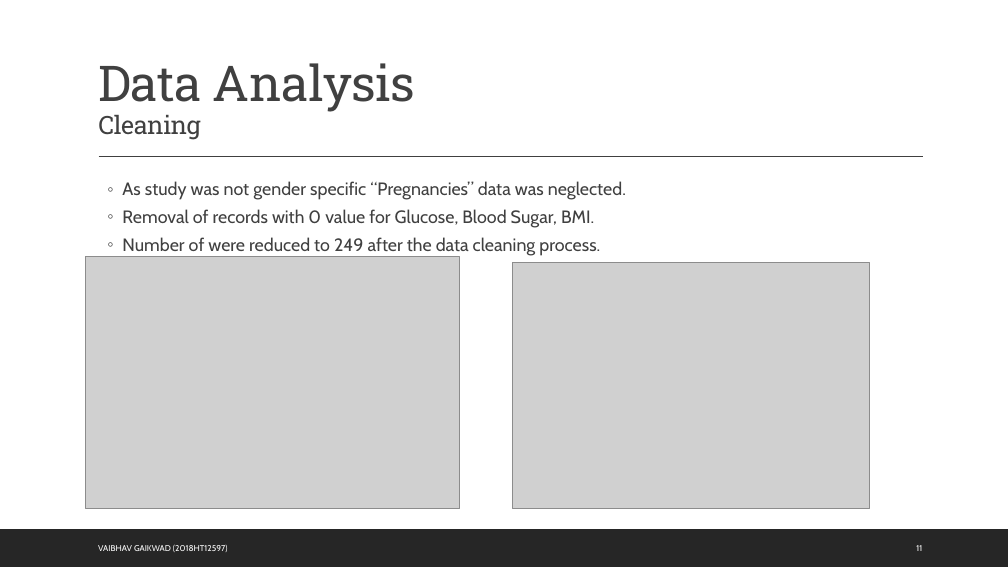
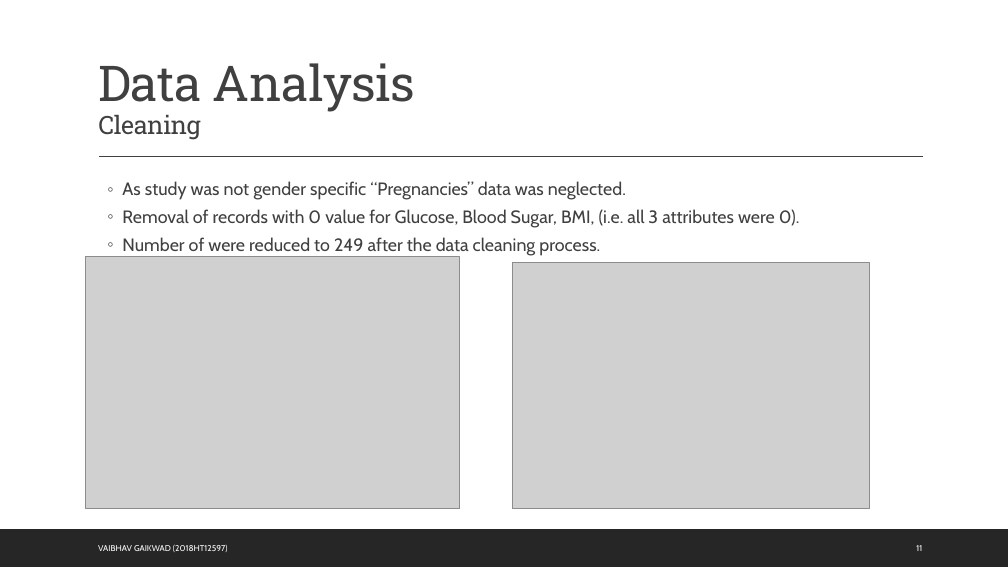
Before and after one commit to 767267/bits2018ht12597, a slide deck: slide 11 of docs/Quality of Care.pptx. Drawn at 1008x567 pixels with LibreOffice and Linux fonts; fonts in the diff are those of the drawing; grey boxes stand for pictures. Boxes give left, top, right and bottom in pixels: in the first picture for what was removed or moved away, otherwise in the second. Text is boxed around its words. In the diff, an @@ line names an element or a change of style, - is before the commit and + after.

```diff
--- a/docs/Quality of Care.pptx
+++ b/docs/Quality of Care.pptx
@@ text at [122,209,800,228]: text changed @@
-  ◦ Removal of records with 0 value for Glucose, Blood Sugar, BMI.
+  ◦ Removal of records with 0 value for Glucose, Blood Sugar, BMI, (i.e. all 3 attributes were 0).
```
Also in this commit, not shown: 1 other slide changed, 1 slide added, 3 other files.
